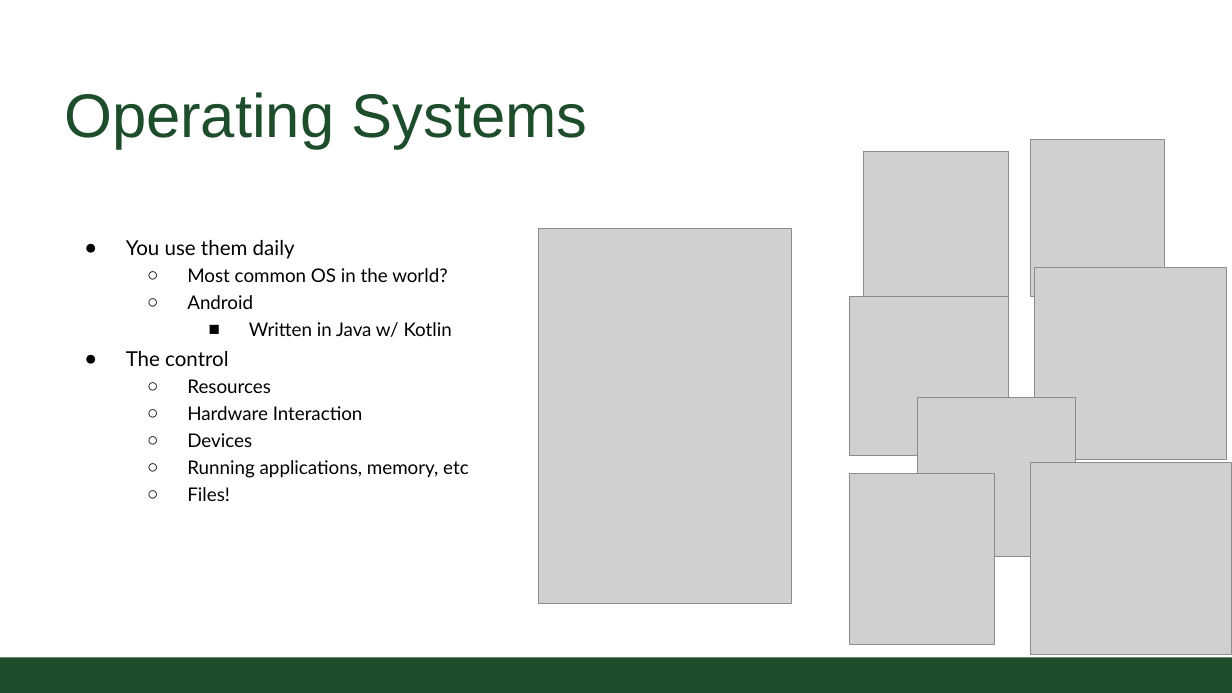
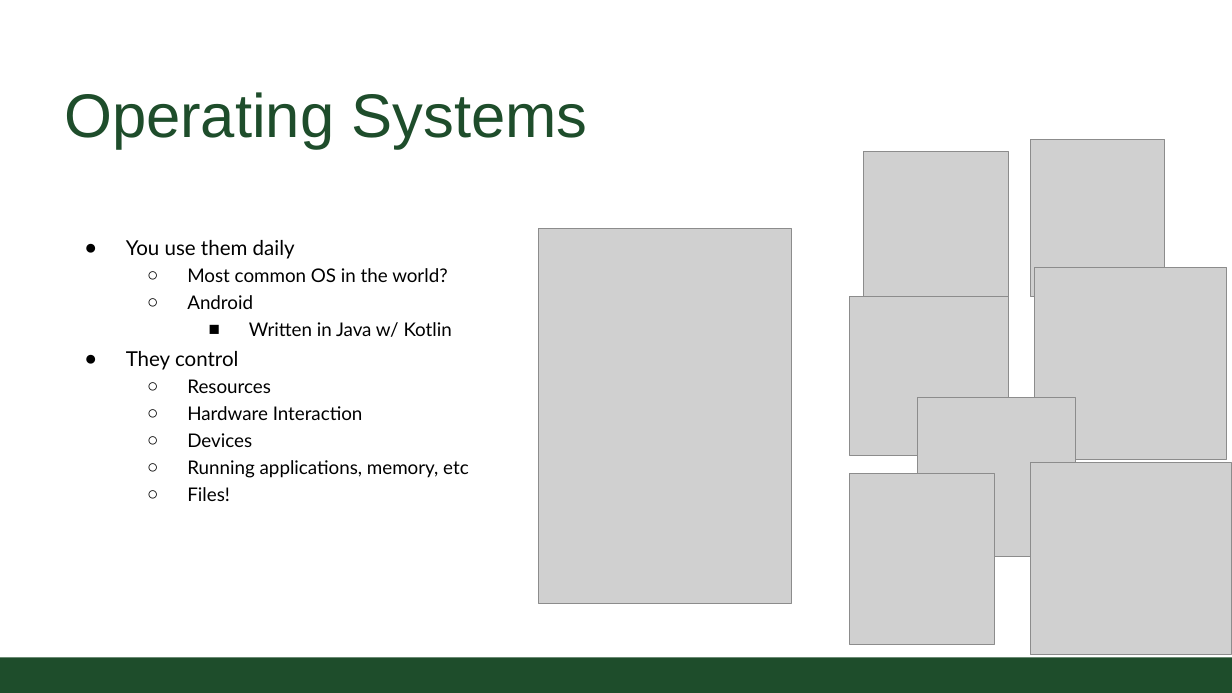
Before and after one commit to CSU-CS150B/handouts, a slide deck: slide 3 of Slides/On-Campus/06_02_FilesCSV.pptx (slide 2 before the commit). Drawn at 1232x693 pixels with LibreOffice and Linux fonts; fonts in the diff are those of the drawing; grey boxes stand for pictures; background and template pictures are left out. Boxes give left, top, right and bottom in pixels: in the first picture for what was removed or moved away, otherwise in the second. Text is boxed around its words. In the diff, an @@ line names an element or a change of style, - is before the commit and + after.

```diff
--- a/Slides/On-Campus/06_02_FilesCSV.pptx
+++ b/Slides/On-Campus/06_02_FilesCSV.pptx
@@ text at <box>126,351,238,370</box>: text changed @@
-● The control
+● They control
```
Also in this commit, not shown: 3 other slides changed, 2 slides added.
